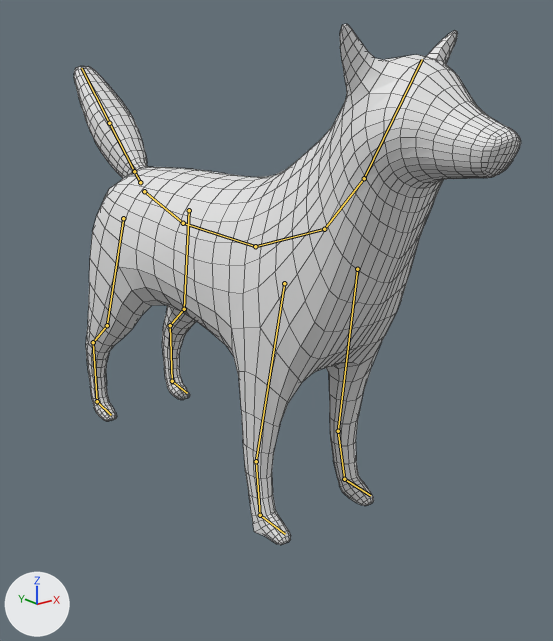
One commit to the Blender file Blender Models/Dog/Dog.blend: the scene before it, then after it.
The view is the same before and after, from a 50 mm lens placed at (-4.23, -5.79, 3.89), pointed at (0.42, 0.03, 1.56). Every picture has the same lights, and +X, +Y and +Z are marked at lower left. The bones that bend it are drawn over the model as lines. Mesh edges are drawn as thin lines.
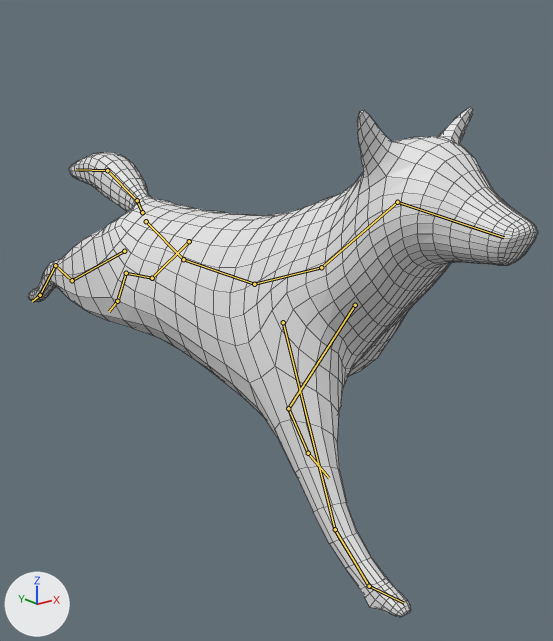
The newer file adds an action. The first version stands in its rest pose; the second is drawn at frame 3 of the action 'Dog_Running'.

Boxes [x1, y1, x2, y2] around the edits, measured in the pictures (553 x 641 px):
'Cylinder', posed (14% wider)
    before: [74, 24, 521, 545]
    after: [28, 107, 538, 617]
bone 'Hip', root to tip
    before: (144, 191) to (183, 223)
    after: (146, 221) to (183, 259)
bone 'Tail1', root to tip
    before: (134, 171) to (109, 123)
    after: (137, 200) to (107, 170)
bone 'Tail2', root to tip
    before: (109, 123) to (81, 68)
    after: (107, 170) to (76, 169)
bone 'Spine', root to tip
    before: (183, 223) to (255, 246)
    after: (183, 259) to (254, 284)
bone 'Neck', root to tip
    before: (324, 229) to (364, 178)
    after: (321, 267) to (397, 202)
bone 'Head', root to tip
    before: (364, 178) to (422, 59)
    after: (397, 202) to (504, 237)

Patch to the scene script:
```diff
--- a/Blender Models/Dog/Dog.blend.py
+++ b/Blender Models/Dog/Dog.blend.py
@@ bone_master @@
 bone_master = bpy.data.objects['DogArmature'].pose.bones['Master']
-bone_master.location = (0.0, 0.0, 0.0)
+bone_master.location = (0.0, -0.34, 0.0)
@@ bone_hip @@
 bone_hip = bpy.data.objects['DogArmature'].pose.bones['Hip']  # child of 'Master'
-bone_hip.rotation_quaternion = (1.0, 0.0, 0.0, 0.0)  # degrees (0, 0, 0)
+bone_hip.rotation_quaternion = (0.999, 0.036, 0.0, 0.0)  # degrees (4, 0, 0)
@@ bone_tail1 @@
 bone_tail1 = bpy.data.objects['DogArmature'].pose.bones['Tail1']  # child of 'TailBase'
-bone_tail1.rotation_quaternion = (1.0, 0.0, 0.0, 0.0)  # degrees (0, 0, 0)
+bone_tail1.rotation_quaternion = (0.975, -0.22, 0.0, 0.0)  # degrees (-25, 0, 0)
@@ bone_tail2 @@
 bone_tail2 = bpy.data.objects['DogArmature'].pose.bones['Tail2']  # child of 'Tail1'
-bone_tail2.rotation_quaternion = (1.0, 0.0, 0.0, 0.0)  # degrees (0, 0, 0)
+bone_tail2.rotation_quaternion = (0.973, -0.232, 0.0, 0.0)  # degrees (-27, 0, 0)
@@ bone_spine @@
 bone_spine = bpy.data.objects['DogArmature'].pose.bones['Spine']  # child of 'Hip'
-bone_spine.rotation_quaternion = (1.0, 0.0, 0.0, 0.0)  # degrees (0, 0, 0)
+bone_spine.rotation_quaternion = (0.999, -0.05, 0.0, 0.0)  # degrees (-6, 0, 0)
@@ bone_neck @@
 bone_neck = bpy.data.objects['DogArmature'].pose.bones['Neck']  # child of 'Ribcage'
-bone_neck.rotation_quaternion = (1.0, 0.0, 0.0, 0.0)  # degrees (0, 0, 0)
+bone_neck.rotation_quaternion = (0.988, 0.156, 0.0, 0.0)  # degrees (18, 0, 0)
@@ bone_head @@
 bone_head = bpy.data.objects['DogArmature'].pose.bones['Head']  # child of 'Neck'
-bone_head.rotation_quaternion = (1.0, 0.0, 0.0, 0.0)  # degrees (0, 0, 0)
+bone_head.rotation_quaternion = (0.989, -0.142, 0.001, -0.001)  # degrees (-16, 0, 0)
@@ bone_ffootik_l @@
 bone_ffootik_l = bpy.data.objects['DogArmature'].pose.bones['FFootIK.L']  # child of 'Master'
-bone_ffootik_l.location = (0.0, 0.0, 0.0)
-bone_ffootik_l.rotation_quaternion = (1.0, 0.0, 0.0, 0.0)  # degrees (0, 0, 0)
+bone_ffootik_l.location = (0.0, -0.57, -0.37)
+bone_ffootik_l.rotation_quaternion = (0.866, 0.165, 0.0, 0.0)  # degrees (22, 0, 0)
@@ bone_rfootik_l @@
 bone_rfootik_l = bpy.data.objects['DogArmature'].pose.bones['RFootIK.L']  # child of 'Master'
-bone_rfootik_l.location = (0.0, 0.0, 0.0)
-bone_rfootik_l.rotation_quaternion = (1.0, 0.0, 0.0, 0.0)  # degrees (0, 0, 0)
+bone_rfootik_l.location = (0.0, -1.57, -0.87)
+bone_rfootik_l.rotation_quaternion = (0.392, 0.92, 0.0, 0.0)  # degrees (134, 0, 0)
@@ bone_ffootik_r @@
 bone_ffootik_r = bpy.data.objects['DogArmature'].pose.bones['FFootIK.R']  # child of 'Master'
-bone_ffootik_r.location = (0.0, 0.0, 0.0)
-bone_ffootik_r.rotation_quaternion = (1.0, 0.0, 0.0, 0.0)  # degrees (0, 0, 0)
+bone_ffootik_r.location = (0.0, 1.36, -0.45)
+bone_ffootik_r.rotation_quaternion = (0.988, -0.107, 0.0, 0.0)  # degrees (-12, 0, 0)
@@ bone_rfootik_r @@
 bone_rfootik_r = bpy.data.objects['DogArmature'].pose.bones['RFootIK.R']  # child of 'Master'
-bone_rfootik_r.location = (0.0, 0.0, 0.0)
-bone_rfootik_r.rotation_quaternion = (1.0, 0.0, 0.0, 0.0)  # degrees (0, 0, 0)
+bone_rfootik_r.location = (0.0, -1.71, -1.1)
+bone_rfootik_r.rotation_quaternion = (0.313, 0.95, 0.0, 0.0)  # degrees (144, 0, 0)
@@ bone_rlegpole_r @@
 bone_rlegpole_r = bpy.data.objects['DogArmature'].pose.bones['RLegPole.R']
-bone_rlegpole_r.location = (0.0, 0.0, 0.0)
+bone_rlegpole_r.location = (0.0, 2.19, 0.97)
```
